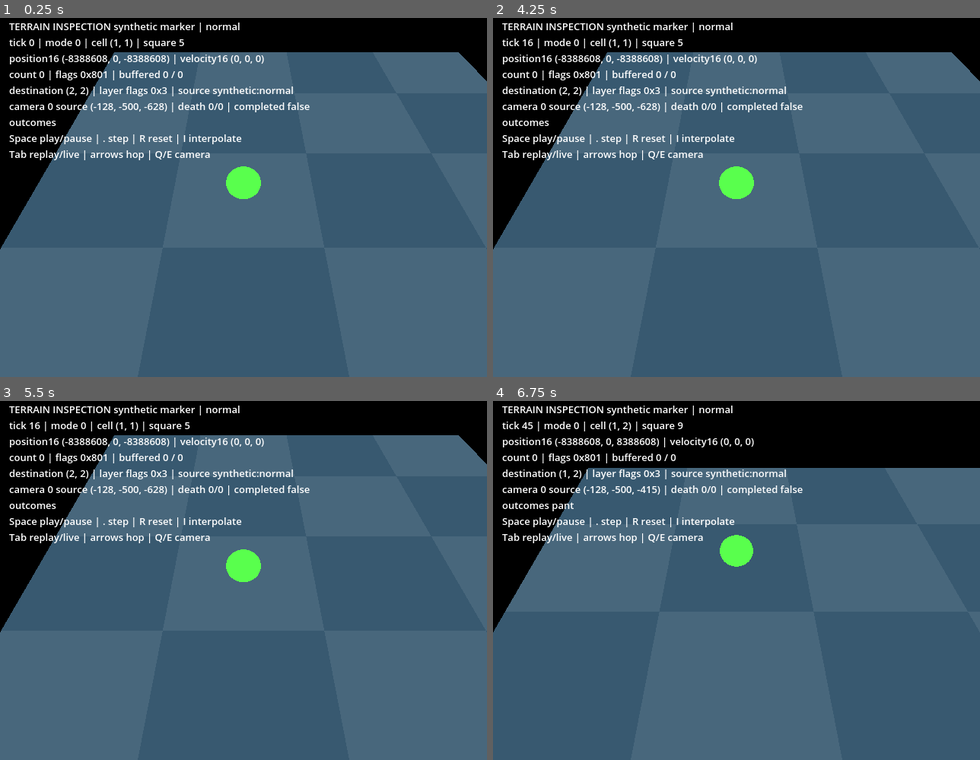
Above: before the commit, frames 1-4 (two rows, left to right).
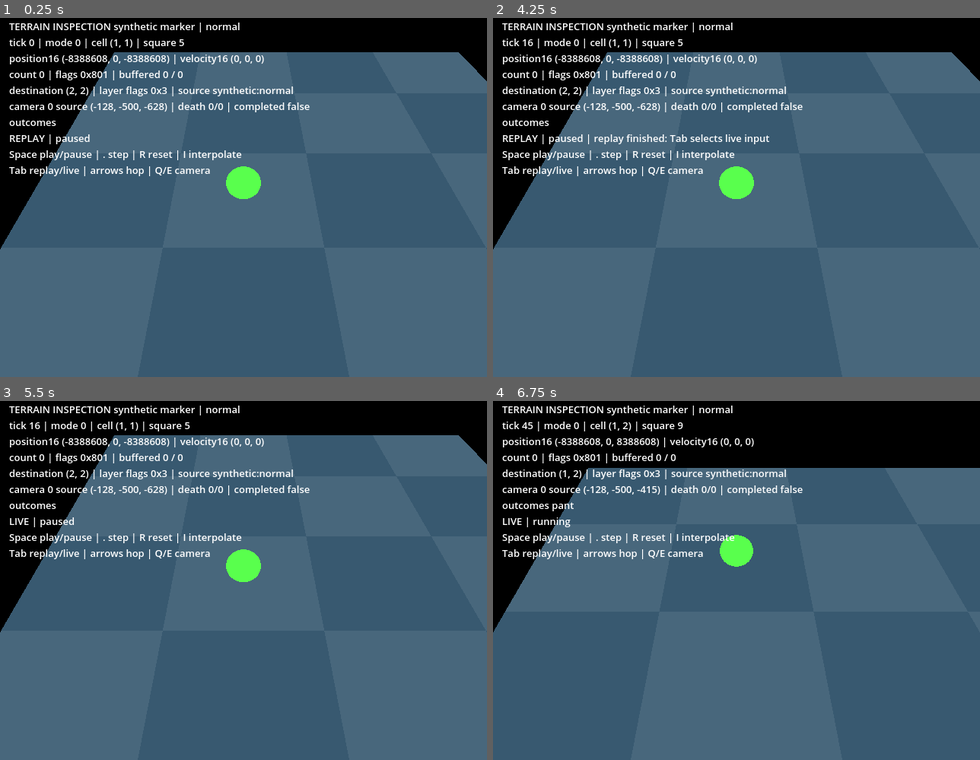
Above: after the commit, the same moments.

Repository: jimbolina/frogger-godot
Game: Godot game, scene res://scenes/tools/terrain_viewer.tscn
Two runs of this game, one before a commit and one after it. Both use one fixed random seed, a clock stepped at 60 frames per second and the inputs below. This scene is started directly instead of the project's main scene.
Inputs (mouse positions are in pixels of both pictures, inside the frame that each line leads up to):
- Up to frame 1 (0.25 s): no input
- Up to frame 2 (4.25 s): tap Enter at 0.5, 2.75 s; move the mouse to (843, 175) at 0.52 s; hold D 0.53-1.25 s; tap R at 0.6, 2.3 s; click (843, 175) at 0.67 s; tap Space at 0.77, 1.07, 2, 2.1, 3.5, 3.77, 3.8, 4.07 s; tap Tab at 0.8, 3.6 s; drag from (639, 211) to (712, 265) at 1.27 s; move the mouse to (785, 114) at 2.02 s; hold D 2.03-2.75 s; drag from (712, 265) to (590, 140) at 2.77 s; move the mouse to (882, 247) at 3.52 s; hold A from 3.53 s (still down)
- Up to frame 3 (5.5 s): release A at 4.25 s; drag from (97, 523) to (170, 487) at 4.27 s; tap Enter at 5 s; move the mouse to (267, 576) at 5.02 s; hold Down from 5.03 s (still down); tap Alt at 5.1 s; click (267, 576) at 5.17 s; tap Tab at 5.3 s
- Up to frame 4 (6.75 s): release Down at 5.75 s; tap Space at 5.75 s; drag from (663, 487) to (639, 594) at 5.77 s; move the mouse to (843, 558) at 6.52 s; hold Up from 6.53 s (still down); tap F at 6.6 s

The runs differ from the first frame. In frame 1, 1.4% of the frame differs, in the area x 1-50%, y 32-45%; in frame 2, 1.6%, in the area x 1-57%, y 32-45%; in frame 3, 1.4%; in frame 4, 1.4%.

Commit message:
Start direct retail terrain inspection with live controls
A direct --level launch previously replayed the default 16-tick fixture,
causing an automatic hop followed by a pause that looked like a freeze.
Select live keyboard input for direct map exploration, preserve explicit
fixture/capture replay, and display LIVE/REPLAY with playback/end status.
Reset keeps the selected input mode. Document the launch and controls.

Verification:
- Focused terrain viewer suite: 12 passed, 180 assertions, no failures/skips.
- Rendered ORG1 launch through Godot keyboard event dispatch: idle through
  tick 24, forward hop to tick 36, return hop to tick 48, reset to paused LIVE.
  External captures inspected; no automatic fixture hop or input cutoff.
- Serial full retail wrapper: 554 passed, 0 failed, 0 skipped,
  425818 assertions; validated exit 0.
- Serial full asset-free wrapper: 493 passed, 0 failed, exactly 61 approved
  retail skips, 378991 assertions; validated exit 3.
- Both full modes: 269 scripts compiled and architecture checked, no failures.
- Documentation links and diff hygiene passed. Logs/captures remain external.

Diff:
--- a/src/presentation/tools/terrain_viewer.gd
+++ b/src/presentation/tools/terrain_viewer.gd
@@ -40,6 +40,7 @@
 	_build_scene()
 	if auto_open:
 		var arguments: PackedStringArray = OS.get_cmdline_user_args()
+		configure_input(arguments)
 		record_trace = ViewerArguments.has_prefix(arguments, "--trace-csv=") or ViewerArguments.has_prefix(arguments, "--trace-jsonl=")
 		var path: String = ViewerArguments.value(arguments, "--scenario-file=")
 		var name_arg: String = ViewerArguments.value(arguments, "--scenario=")
@@ -63,6 +64,13 @@
 		data.close()
 	data = null
 	_owns_data = false
+
+## Direct map exploration uses live controls; explicit fixtures and captures replay.
+func configure_input(arguments: PackedStringArray) -> void:
+	replay_commands = ViewerArguments.value(arguments, "--level=").is_empty() \
+		or ViewerArguments.has_flag(arguments, "--run-scenario") \
+		or ViewerArguments.has_prefix(arguments, "--scenario=") \
+		or ViewerArguments.has_prefix(arguments, "--scenario-file=")
 
 ## Loads optional frog presentation; callers retain borrowed data until this viewer detaches.
 func open_data(selected: GameData, take_ownership: bool = false) -> String:
@@ -278,7 +286,13 @@
 			_label.text += " (+%d)" % (contact_lines.size() - visible.size())
 		_label.text += "\n"
 		_label.tooltip_text = "\n".join(contact_lines) + "\n" + "\n".join(scenario.diagnostics)
-	_label.text += "Space play/pause | . step | R reset | I interpolate\nTab replay/live | arrows hop | Q/E camera\n" + last_error
+	var input_status: String = "REPLAY" if replay_commands else "LIVE"
+	input_status += " | running" if playing else " | paused"
+	if _current.completed:
+		input_status += " | run ended: R resets"
+	elif replay_commands and _current.tick_index >= scenario.tick_limit:
+		input_status += " | replay finished: Tab selects live input"
+	_label.text += input_status + "\nSpace play/pause | . step | R reset | I interpolate\nTab replay/live | arrows hop | Q/E camera\n" + last_error
 
 func _process(delta: float) -> void:
 	if run == null or _current == null:
--- a/tests/unit/presentation/test_terrain_viewer.gd
+++ b/tests/unit/presentation/test_terrain_viewer.gd
@@ -77,6 +77,62 @@
 	_viewer._unhandled_key_input(key)
 	assert_eq(_viewer.step_live().error, "")
 	assert_eq(_viewer.run.snapshot().buffered_keys, 1)
+
+func test_direct_map_controls_idle_and_hop_beyond_the_replay_limit() -> void:
+	_viewer.configure_input(PackedStringArray(["--level=ORG1"]))
+	assert_false(_viewer.replay_commands)
+	var scenario: TerrainScenario = TerrainScenario.builtin("normal")
+	assert_eq(_viewer.open_scenario(scenario), "")
+	var start: Vector3i = _viewer.run.snapshot().position_16
+	_press(KEY_SPACE)
+	for tick: int in 24:
+		_viewer._process(1.0 / 30.0)
+	assert_eq(_viewer.run.snapshot().tick_index, 24)
+	assert_eq(_viewer.run.snapshot().position_16, start, "No fixture hop leaks into live input")
+	assert_true(_viewer.playing)
+	assert_string_contains(_viewer._label.text, "LIVE | running")
+	_press(KEY_UP)
+	_viewer._process(1.0 / 30.0)
+	_press(KEY_UP, false)
+	for tick: int in 9:
+		_viewer._process(1.0 / 30.0)
+	assert_ne(_viewer.run.snapshot().position_16, start)
+	_press(KEY_DOWN)
+	_viewer._process(1.0 / 30.0)
+	_press(KEY_DOWN, false)
+	for tick: int in 9:
+		_viewer._process(1.0 / 30.0)
+	assert_eq(_viewer.run.snapshot().position_16, start, "A later live hop still responds")
+	_press(KEY_R)
+	assert_false(_viewer.replay_commands, "Reset retains live control selection")
+	assert_false(_viewer.playing)
+	assert_string_contains(_viewer._label.text, "LIVE | paused")
+
+func test_explicit_fixtures_keep_replay_and_report_its_end() -> void:
+	for arguments: PackedStringArray in [PackedStringArray(),
+		PackedStringArray(["--level=ORG1", "--run-scenario"]),
+		PackedStringArray(["--level=ORG1", "--scenario=normal"]),
+		PackedStringArray(["--level=ORG1", "--scenario-file=fixture.json"])]:
+		_viewer.configure_input(arguments)
+		assert_true(_viewer.replay_commands)
+	assert_eq(_viewer.open_scenario(TerrainScenario.builtin("normal")), "")
+	_press(KEY_SPACE)
+	for tick: int in 17:
+		_viewer._process(1.0 / 30.0)
+	assert_eq(_viewer.run.snapshot().tick_index, 16)
+	assert_false(_viewer.playing)
+	assert_string_contains(_viewer._label.text, "replay finished: Tab selects live input")
+	_press(KEY_TAB)
+	_press(KEY_SPACE)
+	_viewer._process(1.0 / 30.0)
+	assert_eq(_viewer.run.snapshot().tick_index, 17)
+	assert_string_contains(_viewer._label.text, "LIVE | running")
+
+func _press(code: Key, pressed: bool = true) -> void:
+	var key := InputEventKey.new()
+	key.physical_keycode = code
+	key.pressed = pressed
+	_viewer._unhandled_key_input(key)
 
 func test_authored_json_inputs_and_command_line_overrides_are_detached() -> void:
 	var scenario: TerrainScenario = TerrainScenario.builtin("normal")
Not shown, changed: docs/CURRENT.md
Not shown, changed: docs/PORTING.md
Not shown, changed: docs/reference/testing/terrain-inspection.md
